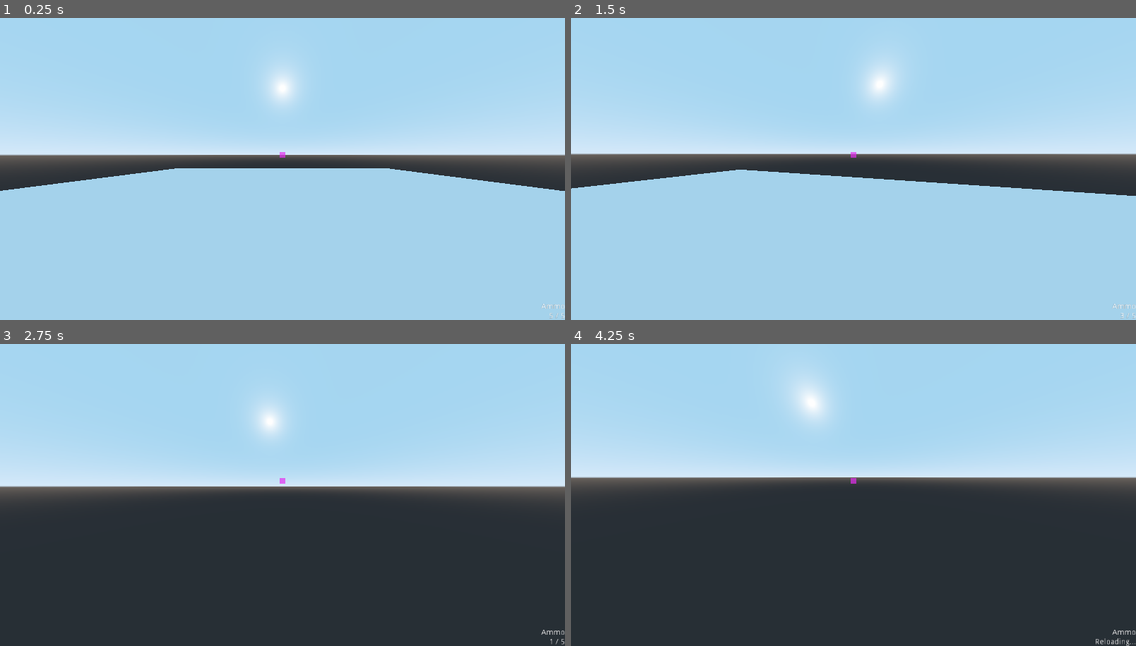
Above: before the commit, frames 1-4 (two rows, left to right).
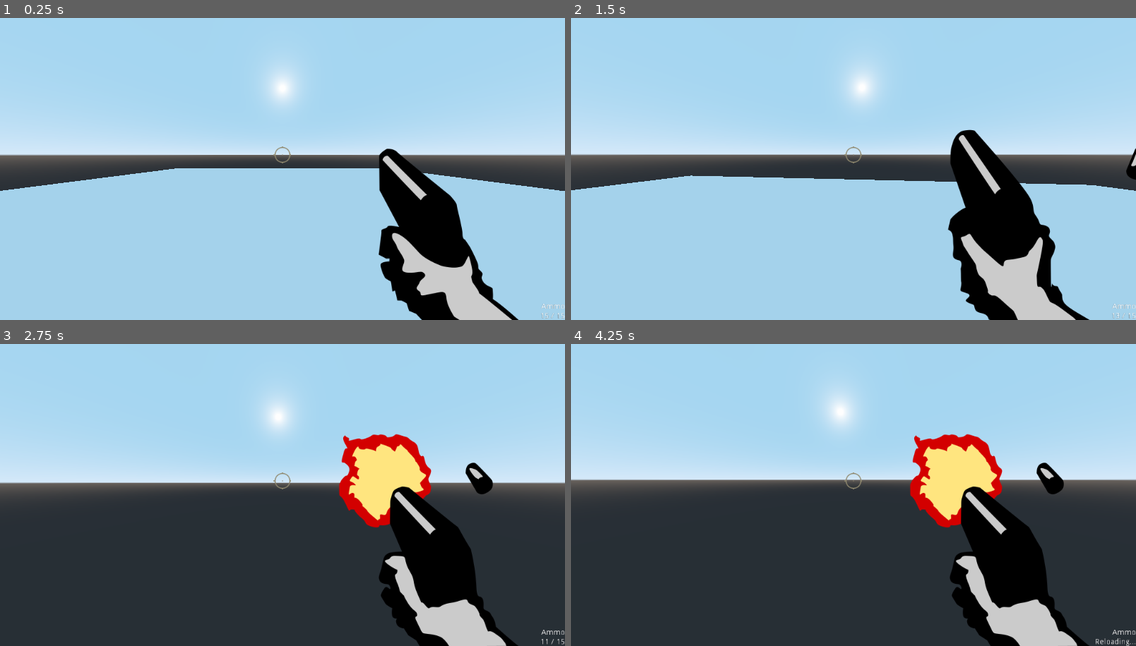
Above: after the commit, the same moments.

Repository: junglerobba/godot-fps-demo
Game: Godot game, scene res://Scenes/World.tscn
The game is run twice, just before and just after one commit, with the same random seed, the same clock (stepped at 60 frames per second) and the same inputs.
Inputs (mouse positions are in pixels of both pictures, inside the frame that each line leads up to):
- Up to frame 1 (0.25 s): no input
- Up to frame 2 (1.5 s): tap Enter at 0.5 s; move the mouse to (881, 153) at 0.52 s; press the mouse at (881, 153) at 0.53 s; hold W (move_forward) from 0.53 s (still down); tap Space (jump) at 0.77 s; move the mouse to (825, 156) at 1.27 s; release the mouse at (825, 156) at 1.28 s; click (825, 156) at 1.35 s
- Up to frame 3 (2.75 s): keep holding W (move_forward); tap Space (jump) at 1.52 s; move the mouse to (293, 473) at 2.02 s; press the mouse at (293, 473) at 2.03 s
- Up to frame 4 (4.25 s): keep holding W (move_forward); move the mouse to (847, 485) at 2.77 s; release the mouse at (847, 485) at 2.78 s; click (847, 485) at 2.85 s; tap Space (jump) at 3.02, 3.77 s; move the mouse to (893, 485) at 3.52 s; press the mouse at (893, 485) at 3.53 s; tap R (reload) at 4.15 s

The runs differ from the first frame. In frame 1, 7.6% of the frame differs, in the area x 48-99%, y 42-100%; in frame 2, 11%; in frame 3, 13%; in frame 4, 13%, in the area x 0-100%, y 10-100%.

Commit message:
Sprites + Audio stuff

Diff:
--- a/Player/Player.gd
+++ b/Player/Player.gd
@@ -4,10 +4,11 @@
 export var acceleration: int = 5
 export var gravity: float = 0.98
 export var jump_power: int = 30
-export var mouse_sensitivity: float = 0.3
+export var mouse_sensitivity: float = 0.1
 
 onready var head: Spatial = $Head
 onready var camera: Camera = $Head/Camera
+onready var footstep: AudioStreamPlayer = $FootStep
 
 var velocity: = Vector3()
 var camera_x_rotation: float = 0
@@ -54,4 +55,13 @@
 	&& is_on_floor():
 		velocity.y += jump_power
 
+	if is_moving_on_floor(velocity) && \
+	!footstep.playing:
+		footstep.play()
+
 	velocity = move_and_slide(velocity, Vector3.UP)
+
+func is_moving_on_floor(velocity: Vector3) -> bool:
+	return (velocity.x > 5 || velocity.x < -5 \
+	|| velocity.z > 5 || velocity.z < -5) \
+	&& is_on_floor()
--- a/Player/Player.tscn
+++ b/Player/Player.tscn
@@ -1,7 +1,9 @@
-[gd_scene load_steps=5 format=2]
+[gd_scene load_steps=7 format=2]
 
 [ext_resource path="res://Player/Player.gd" type="Script" id=1]
-[ext_resource path="res://Player/Shotgun.gd" type="Script" id=2]
+[ext_resource path="res://Player/Weapon.gd" type="Script" id=2]
+[ext_resource path="res://Scenes/HUD.tscn" type="PackedScene" id=3]
+[ext_resource path="res://Assets/step01.wav" type="AudioStream" id=4]
 
 [sub_resource type="CapsuleShape" id=1]
 radius = 0.75
@@ -35,3 +37,8 @@
 
 [node name="Weapon" type="Node" parent="."]
 script = ExtResource( 2 )
+
+[node name="HUD" parent="." instance=ExtResource( 3 )]
+
+[node name="FootStep" type="AudioStreamPlayer" parent="."]
+stream = ExtResource( 4 )
--- a/Player/Weapon.gd
+++ b/Player/Weapon.gd
@@ -3,10 +3,13 @@
 class_name Weapon
 
 onready var raycast: RayCast = $"../Head/Camera/RayCast"
-onready var ammo_label: Label = $"/root/World/HUD/Label"
+onready var ammo_label: Label = $"../HUD/Label"
+onready var animation_player: AnimationPlayer = $"../HUD/AnimationPlayer"
+onready var audio_player: AudioStreamPlayer = $"../HUD/GunSound"
+onready var reload_audio_player: AudioStreamPlayer = $"../HUD/ReloadSound"
 
-export var fire_rate: float = 0.5
-export var clip_size: int = 5
+export var fire_rate: float = 0.6
+export var clip_size: int = 15
 export var reload_rate: float = 1.5
 
 var current_ammo: int
@@ -39,6 +42,8 @@
 			collider.queue_free()
 
 func fire() -> void:
+	animation_player.play("shoot")
+	audio_player.play()
 	can_fire = false
 	current_ammo -= 1
 	check_collision()
@@ -47,6 +52,7 @@
 
 func reload() -> void:
 	reloading = true
+	reload_audio_player.play()
 	yield(get_tree().create_timer(reload_rate), "timeout")
 	current_ammo = clip_size
 	reloading = false
--- /dev/null
+++ b/Scenes/HUD.tscn
@@ -0,0 +1,77 @@
+[gd_scene load_steps=6 format=2]
+
+[ext_resource path="res://Assets/viewmodel_sprites.png" type="Texture" id=1]
+[ext_resource path="res://Assets/crosshair.png" type="Texture" id=2]
+[ext_resource path="res://Assets/gunshot.wav" type="AudioStream" id=3]
+[ext_resource path="res://Assets/reload.wav" type="AudioStream" id=4]
+
+[sub_resource type="Animation" id=1]
+resource_name = "shoot"
+length = 0.6
+step = 0.15
+tracks/0/type = "value"
+tracks/0/path = NodePath("Control/Sprite:frame")
+tracks/0/interp = 1
+tracks/0/loop_wrap = true
+tracks/0/imported = false
+tracks/0/enabled = true
+tracks/0/keys = {
+"times": PoolRealArray( 0, 0.15, 0.3, 0.45, 0.6 ),
+"transitions": PoolRealArray( 1, 1, 1, 1, 1 ),
+"update": 1,
+"values": [ 1, 2, 3, 3, 0 ]
+}
+
+[node name="HUD" type="Control"]
+anchor_right = 1.0
+anchor_bottom = 1.0
+__meta__ = {
+"_edit_use_anchors_": false
+}
+
+[node name="Label" type="Label" parent="."]
+anchor_left = 1.0
+anchor_top = 1.0
+anchor_right = 1.0
+anchor_bottom = 1.0
+margin_left = -241.0
+margin_top = -94.0
+text = "Ammo
+2/2"
+align = 2
+valign = 2
+__meta__ = {
+"_edit_use_anchors_": false
+}
+
+[node name="Crosshair" type="TextureRect" parent="."]
+anchor_left = 0.5
+anchor_top = 0.5
+anchor_right = 0.5
+anchor_bottom = 0.5
+margin_left = -16.0
+margin_top = -16.0
+texture = ExtResource( 2 )
+
+[node name="Control" type="Control" parent="."]
+anchor_left = 0.5
+anchor_top = 1.0
+anchor_right = 0.5
+anchor_bottom = 1.0
+__meta__ = {
+"_edit_use_anchors_": false
+}
+
+[node name="Sprite" type="Sprite" parent="Control"]
+position = Vector2( 300, -256 )
+texture = ExtResource( 1 )
+hframes = 4
+
+[node name="AnimationPlayer" type="AnimationPlayer" parent="."]
+anims/shoot = SubResource( 1 )
+
+[node name="GunSound" type="AudioStreamPlayer" parent="."]
+stream = ExtResource( 3 )
+
+[node name="ReloadSound" type="AudioStreamPlayer" parent="."]
+stream = ExtResource( 4 )
--- a/Scenes/World.tscn
+++ b/Scenes/World.tscn
@@ -66,39 +66,3 @@
 transform = Transform( 1, 0, 0, 0, 1, 0, 0, 0, 1, 10.6455, 2.73161, 0 )
 mesh = SubResource( 4 )
 material/0 = null
-
-[node name="HUD" type="Control" parent="."]
-anchor_right = 1.0
-anchor_bottom = 1.0
-__meta__ = {
-"_edit_use_anchors_": false
-}
-
-[node name="Label" type="Label" parent="HUD"]
-anchor_left = 1.0
-anchor_top = 1.0
-anchor_right = 1.0
-anchor_bottom = 1.0
-margin_left = -241.0
-margin_top = -94.0
-text = "Ammo
-2/2"
-align = 2
-valign = 2
-__meta__ = {
-"_edit_use_anchors_": false
-}
-
-[node name="Crosshair" type="ColorRect" parent="HUD"]
-anchor_left = 0.5
-anchor_top = 0.5
-anchor_right = 0.5
-anchor_bottom = 0.5
-margin_left = -5.0
-margin_top = -5.0
-margin_right = 5.0
-margin_bottom = 5.0
-color = Color( 0.898039, 0.176471, 0.941176, 0.690196 )
-__meta__ = {
-"_edit_use_anchors_": false
-}
Binary file added: Assets/crosshair.png
Not shown, added: Assets/crosshair.png.import
Not shown, added: Assets/gunshot.wav.import
Not shown, added: Assets/reload.wav.import
Not shown, added: Assets/step01.wav.import
Binary file added: Assets/viewmodel_sprites.png
Not shown, added: Assets/viewmodel_sprites.png.import
Not shown, added: Assets/gunshot.wav
Not shown, added: Assets/reload.wav
Not shown, added: Assets/step01.wav
